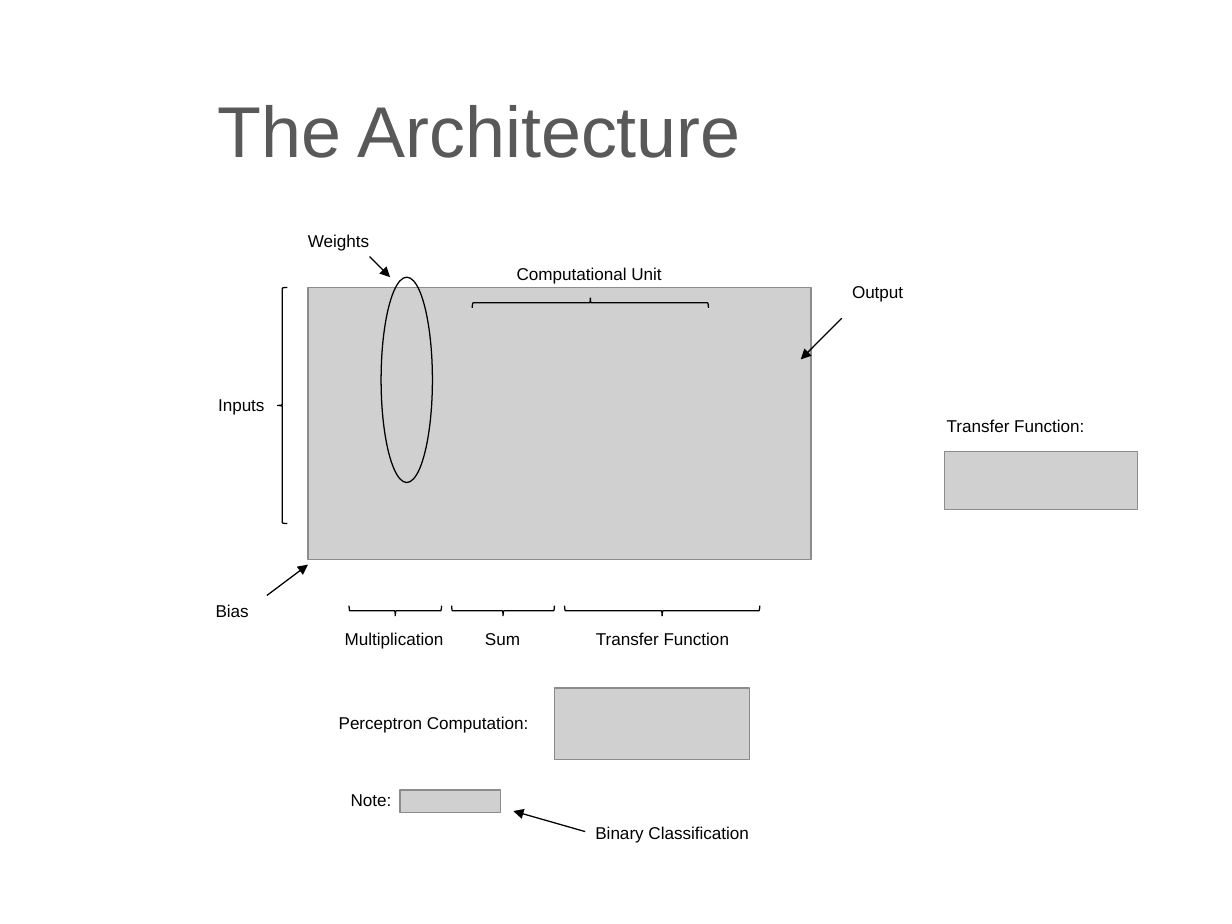
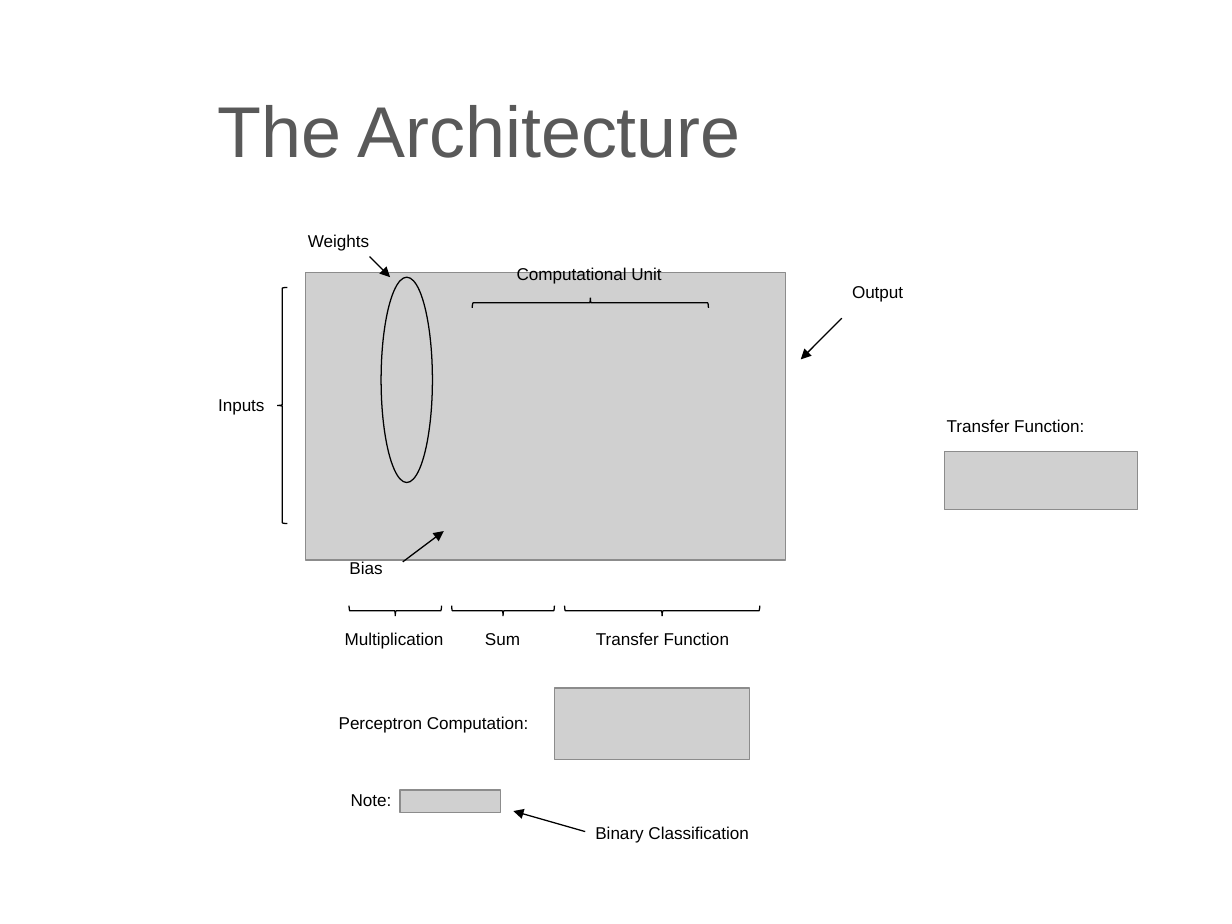
Before and after one commit to lutzhamel/CSC310, a slide deck: slide 4 of notes/14-ANN.pptx. Drawn at 1232x924 pixels with LibreOffice and Linux fonts; fonts in the diff are those of the drawing; grey boxes stand for pictures. Boxes give left, top, right and bottom in pixels: in the first picture for what was removed or moved away, otherwise in the second. Text is boxed around its words. In the diff, an @@ line names an element or a change of style, - is before the commit and + after.

```diff
--- a/notes/14-ANN.pptx
+++ b/notes/14-ANN.pptx
@@ picture: place and size @@
-picture at (308, 287, 811, 559)
+picture at (306, 272, 786, 559)
@@ arrow moved from (308, 564) - (267, 595) to (444, 531) - (403, 562) @@
@@ text "Bias": place and size @@
-text "Bias" at (216, 604, 249, 617)
+text "Bias" at (349, 560, 382, 574)
```
Also in this commit, not shown: 9 other slides changed, 3 other files.
